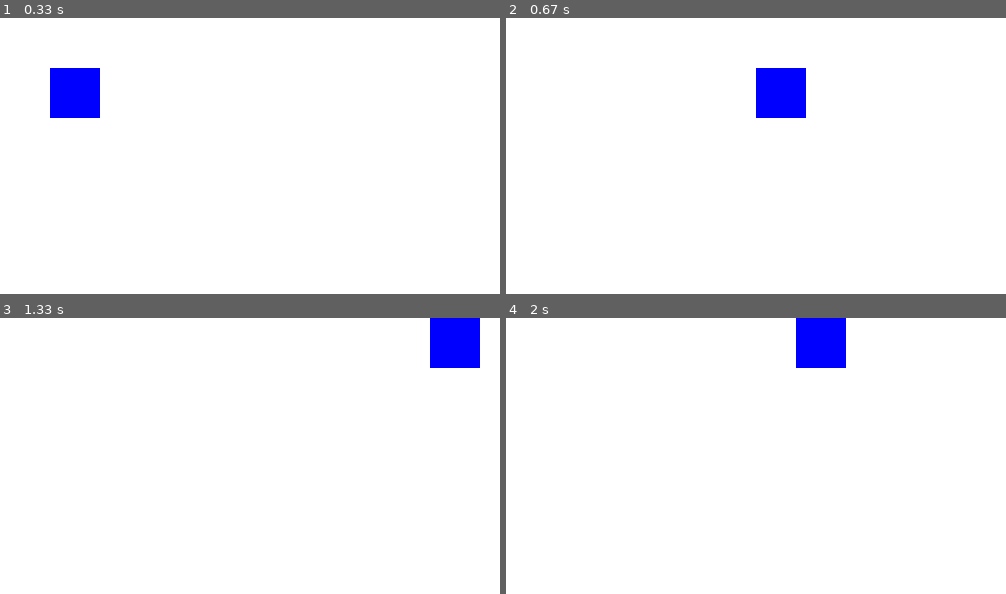
Above: before the commit, frames 1-4 (two rows, left to right).
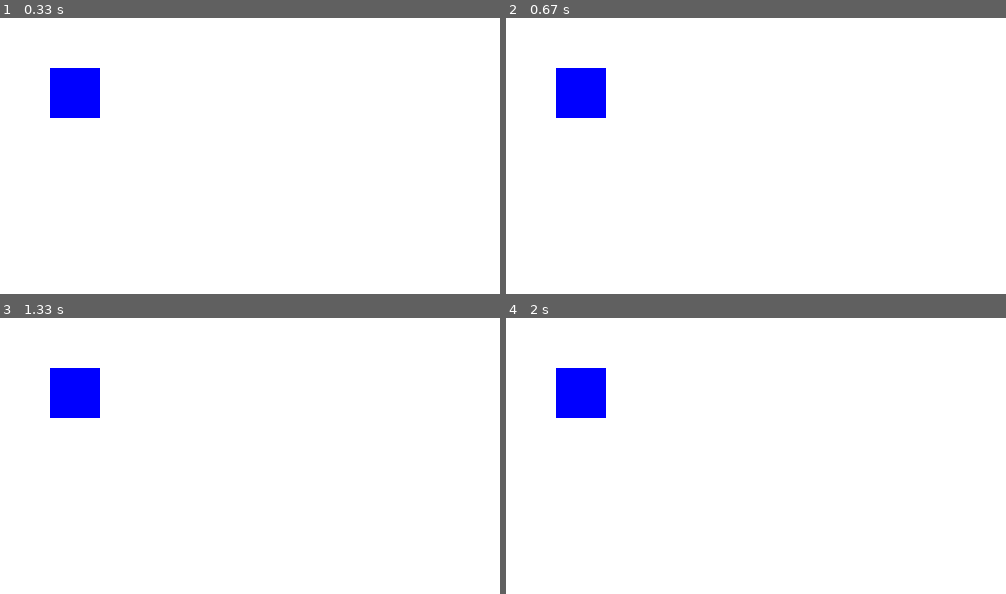
Above: after the commit, the same moments.

Repository: Gha211th/Learning_Pygame
Game: pygame game, started from Practicing_by_myself/1_lest_code.py
Two runs of this game, one before a commit and one after it. Both use one fixed random seed, a clock stepped at 60 frames per second and the inputs below.
Inputs:
- Up to frame 1 (0.33 s): no input
- Up to frame 2 (0.67 s): hold Right from 0.33 s (still down)
- Up to frame 3 (1.33 s): release Right at 0.8 s; hold Up 0.83-1.13 s; hold Right from 1.17 s (still down)
- Up to frame 4 (2 s): release Right at 1.63 s; hold Left from 1.67 s (still down)

Frame 1 is identical in both runs. In frame 2, 3.6% of the frame differs, in the area x 10-60%, y 18-37%; in frame 3, 3.6%; in frame 4, 3.6%.

Commit message:
Practicing:)

Diff:
--- a/Practicing_by_myself/1_lest_code.py
+++ b/Practicing_by_myself/1_lest_code.py
@@ -19,7 +19,7 @@
 speed = 5
 
 # limit space
-box_size = 10
+box_size = 50
 
 # for fps
 clock = pygame.time.Clock()
@@ -38,13 +38,13 @@
     keys = pygame.key.get_pressed()
 
     # for wasd or row
-    if keys[pygame.K_UP or pygame.K_w]:
+    if keys[pygame.K_UP] or [pygame.K_w]:
         y -= speed
-    if keys[pygame.K_DOWN or pygame.K_s]:
+    if keys[pygame.K_DOWN] or [pygame.K_s]:
         y += speed
-    if keys[pygame.K_RIGHT or pygame.K_d]:
+    if keys[pygame.K_RIGHT] or [pygame.K_d]:
         x += speed
-    if keys[pygame.K_LEFT or pygame.K_a]:
+    if keys[pygame.K_LEFT] or [pygame.K_a]:
         x -= speed
 
 
